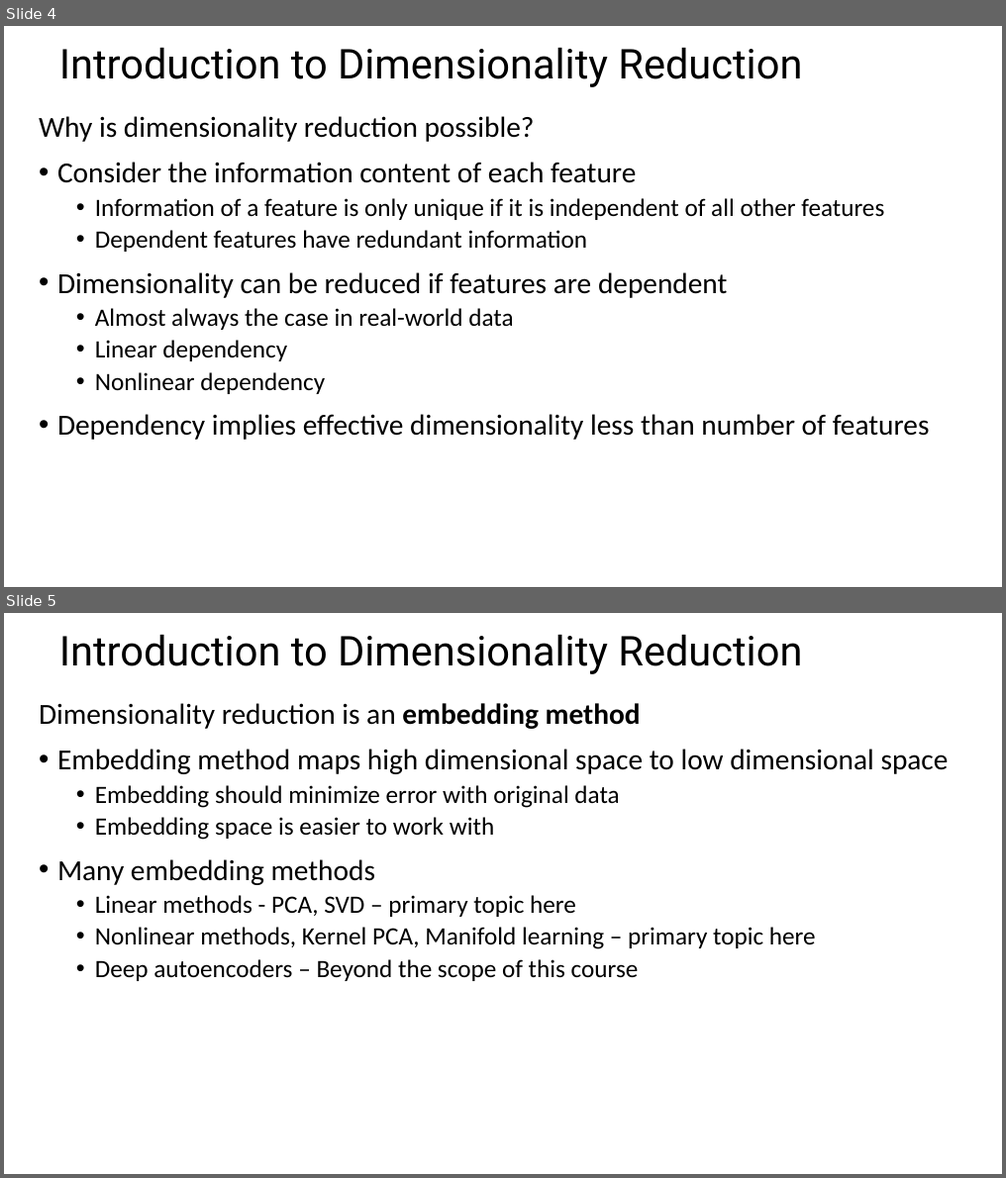
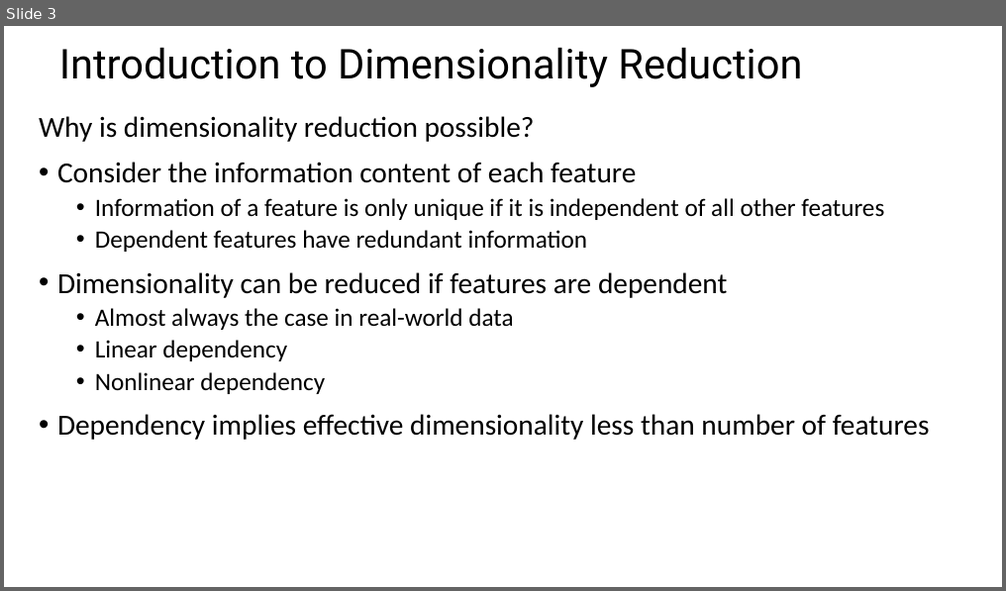
Before and after one commit to StephenElston/CSCI-E-108, a slide deck: slides/10_DimensionalityReduction_Part2.pptx. Shown one above the other, each under a label of ours: slides 4 and 5 before the commit, slide 3 after it. The pictures are 1006x1178 and 1006x591 pixels, drawn with LibreOffice and Linux fonts; fonts in the diff are those of the drawing. Boxes give left, top, right and bottom in pixels: in the first picture for what was removed or moved away, otherwise in the second. Text is boxed around its words. In the diff, an @@ line names an element or a change of style, - is before the commit and + after.

Commit message:
Added many new slides

```diff
--- a/slides/10_DimensionalityReduction_Part2.pptx
+++ b/slides/10_DimensionalityReduction_Part2.pptx
@@ slide 5 removed at [4,613,1002,1174], background #FFFFFF @@
@@ title removed at [59,634,802,674] @@
-Introduction to Dimensionality Reduction
@@ text removed at [39,703,948,981] @@
-Dimensionality reduction is an embedding method
-• Embedding method maps high dimensional space to low dimensional space
-  • Embedding should minimize error with original data
-  • Embedding space is easier to work with
-• Many embedding methods
-  • Linear methods - PCA, SVD – primary topic here
-  • Nonlinear methods, Kernel PCA, Manifold learning – primary topic here
-  • Deep autoencoders – Beyond the scope of this course
@@ what was slide 4 is now slide 3 @@
```
Also in this commit, not shown: 3 slides changed, 24 slides added, 26 other slides removed.
